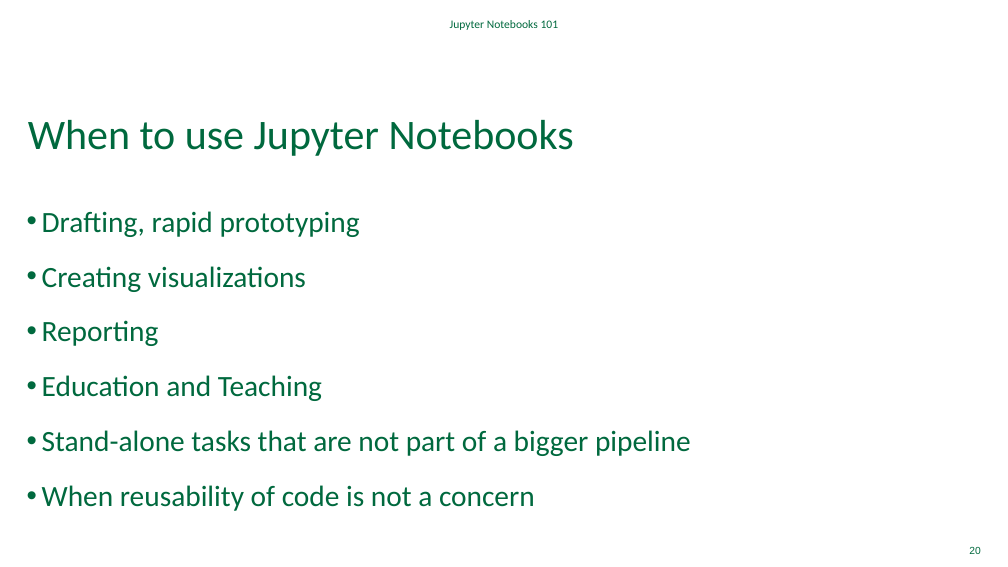
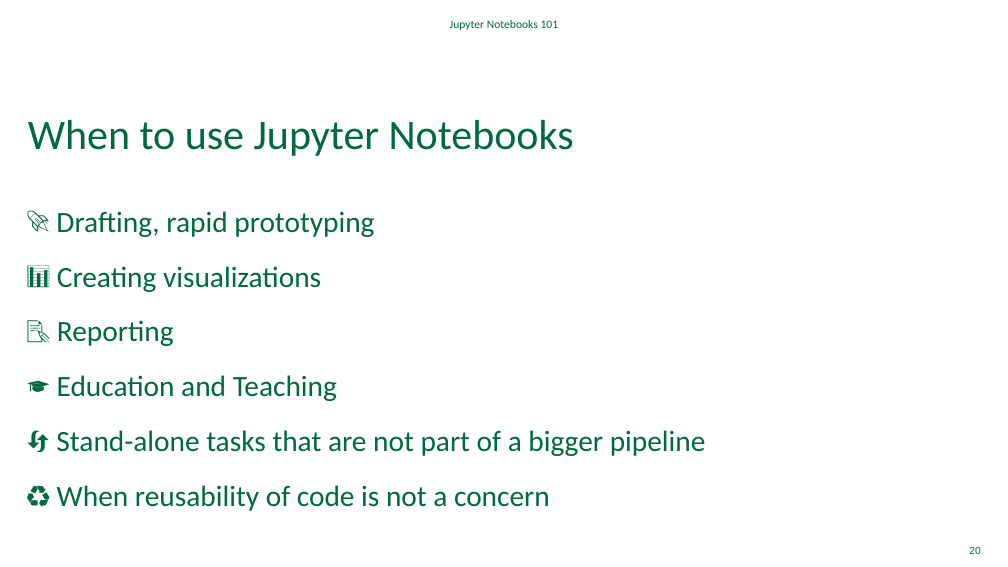
Before and after one commit to Dartmouth-Libraries/jupyter-notebooks-101, a slide deck: slide 20 of ppt/Jupyter-Notebooks-101.pptx. Drawn at 1008x567 pixels with LibreOffice and Linux fonts; fonts in the diff are those of the drawing; background and template pictures are left out. Boxes give left, top, right and bottom in pixels: in the first picture for what was removed or moved away, otherwise in the second. Text is boxed around its words. In the diff, an @@ line names an element or a change of style, - is before the commit and + after.

```diff
--- a/ppt/Jupyter-Notebooks-101.pptx
+++ b/ppt/Jupyter-Notebooks-101.pptx
@@ text "Drafting, rapid prototyping" at box(56, 211, 706, 511): bullet • to 🚀; bullet • to 📊; bullet • to 📝; bullet • to 🎓; bullet • to 🔄; bullet • to ♻️ @@
```
Also in this commit, not shown: 6 other slides changed, 2 slides added, 8 other files.
